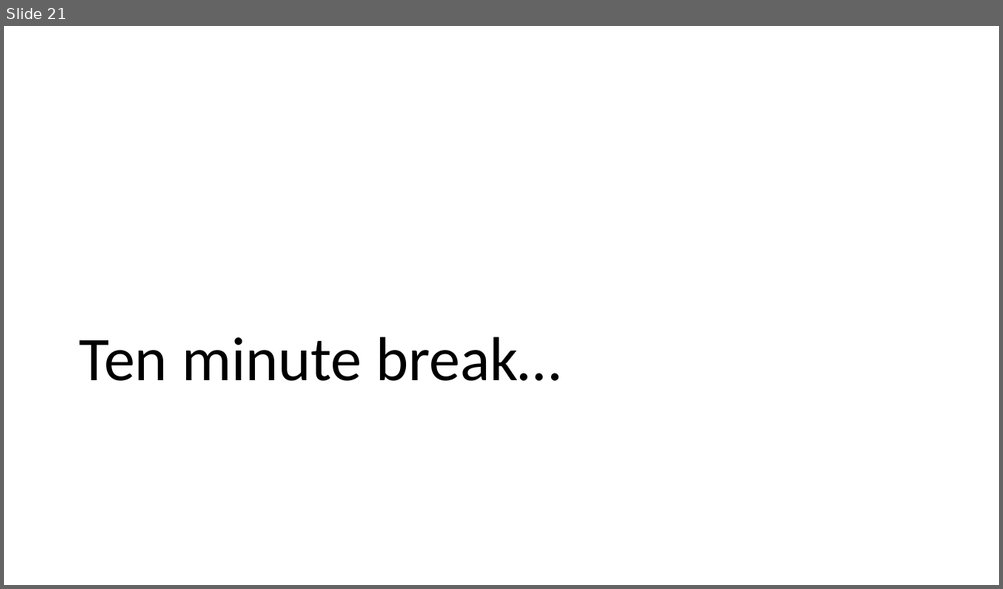
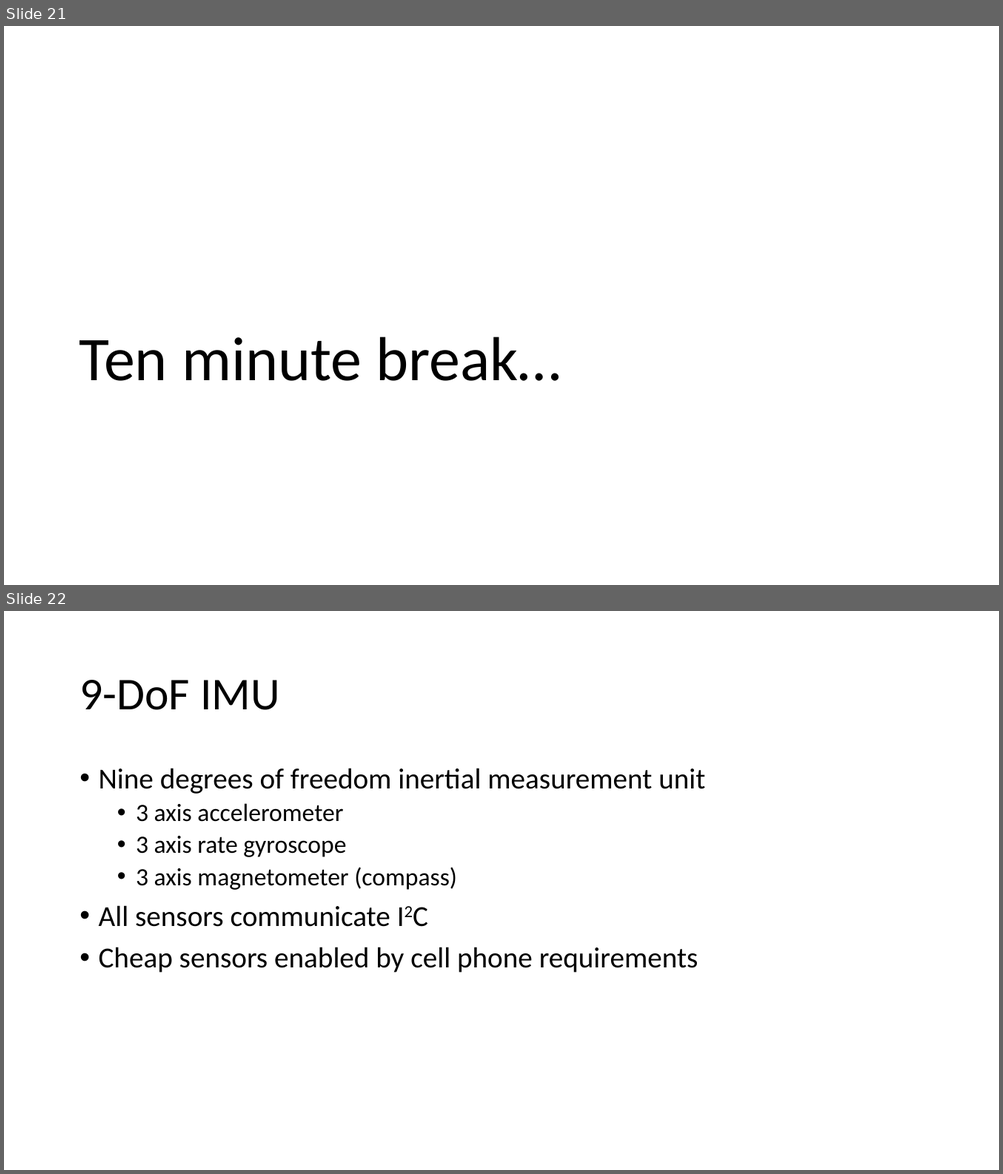
Before and after one commit to logos-electromechanical/SensorWorkshop, a slide deck: presentation/Mobile Sensors Workshop, Part 2.pptx. Shown one above the other, each under a label of ours: slide 21 before the commit, slides 21 and 22 after it. The pictures are 1003x589 and 1003x1174 pixels, drawn with LibreOffice and Linux fonts; fonts in the diff are those of the drawing. Boxes give left, top, right and bottom in pixels: in the first picture for what was removed or moved away, otherwise in the second. Text is boxed around its words. In the diff, an @@ line names an element or a change of style, - is before the commit and + after.

```diff
--- a/presentation/Mobile Sensors Workshop, Part 2.pptx
+++ b/presentation/Mobile Sensors Workshop, Part 2.pptx
@@ slide 22 added at [4, 611, 999, 1170], background #FFFFFF @@
@@ title added at [79, 680, 280, 710], 44 pt, text #000000 @@
+9-DoF IMU
@@ text added at [99, 768, 705, 973], 28 pt, text #000000 @@
+• Nine degrees of freedom inertial measurement unit
+  • 3 axis accelerometer
+  • 3 axis rate gyroscope
+  • 3 axis magnetometer (compass)
+• All sensors communicate I2C
+• Cheap sensors enabled by cell phone requirements
```
Also in this commit, not shown: 2 other slides added, 1 slide removed, 4 other files.
